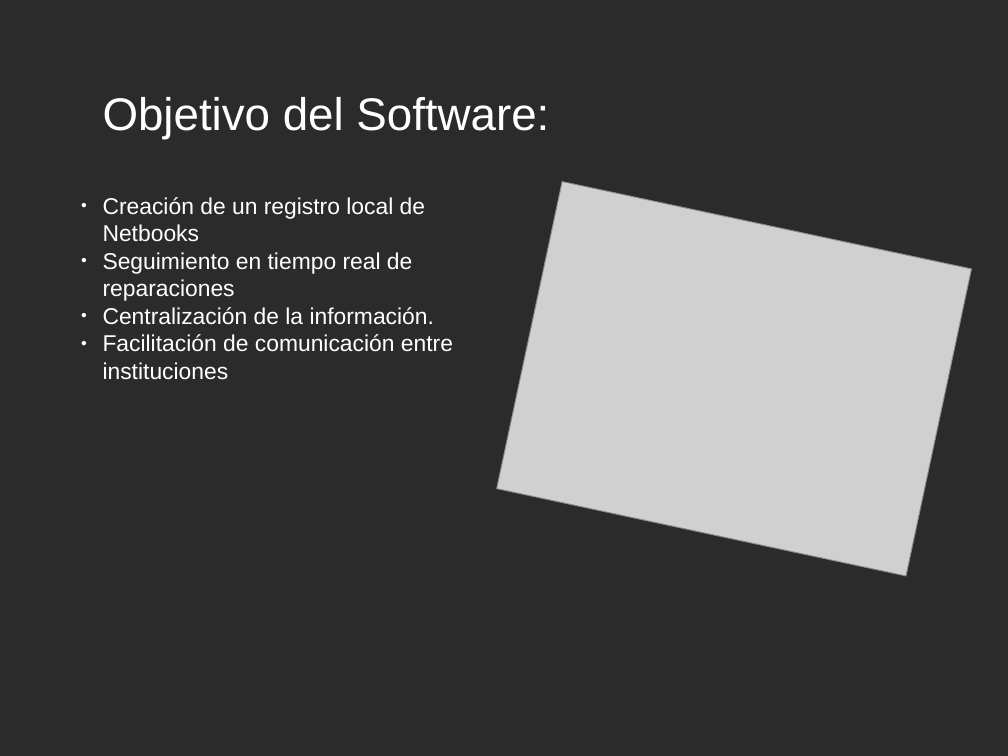
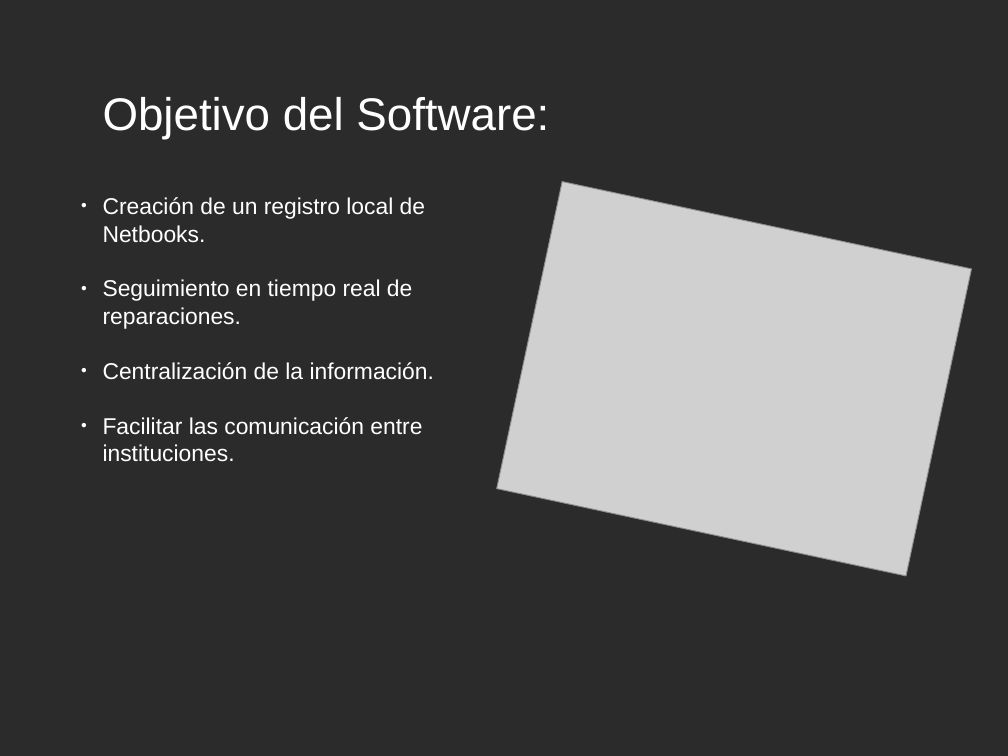
Before and after one commit to Estudiantina/Estudiantina, a slide deck: slide 7 of documentacion/presentacion/presentacion.odp (slide 4 before the commit). Drawn at 1008x756 pixels with LibreOffice and Linux fonts; fonts in the diff are those of the drawing; grey boxes stand for pictures; background and template pictures are left out; a plain dark background stands for a picture behind light text. Boxes give left, top, right and bottom in pixels: in the first picture for what was removed or moved away, otherwise in the second. Text is boxed around its words. In the diff, an @@ line names an element or a change of style, - is before the commit and + after.

```diff
--- a/documentacion/presentacion/presentacion.odp
+++ b/documentacion/presentacion/presentacion.odp
@@ text at [103, 197, 425, 329]: text changed @@
-● Creación de un registro local de Netbooks
-● Seguimiento en tiempo real de reparaciones
+● Creación de un registro local de Netbooks.
+● Seguimiento en tiempo real de reparaciones.
@@ text at [103, 417, 422, 462]: text changed @@
-● Facilitación de comunicación entre instituciones
+● Facilitar las comunicación entre instituciones.
```
Also in this commit, not shown: 5 other slides changed, 3 slides added.
